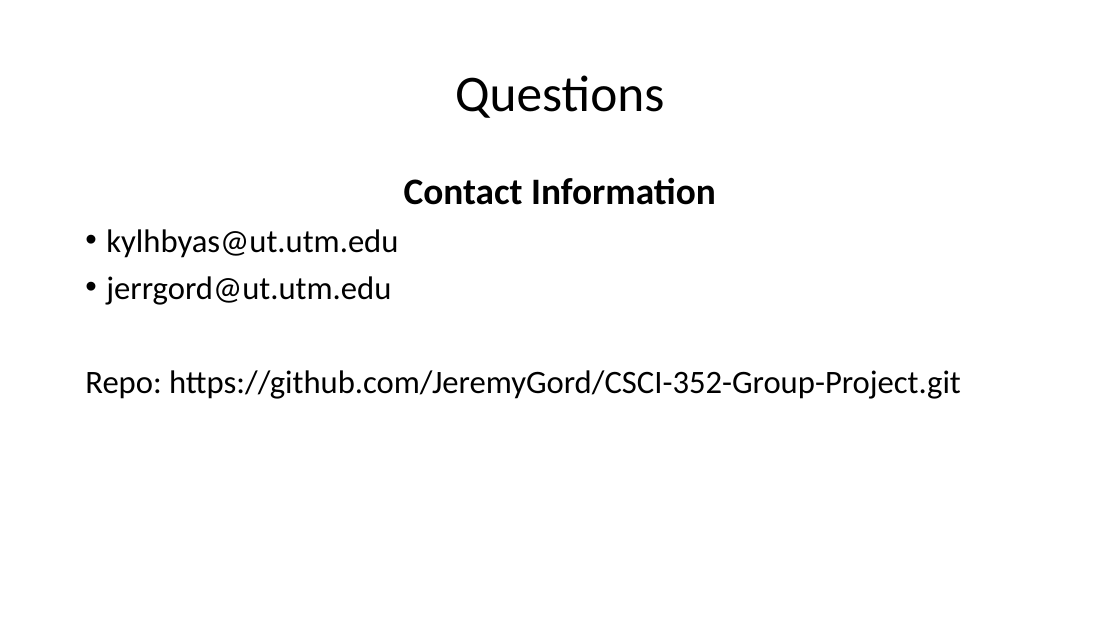
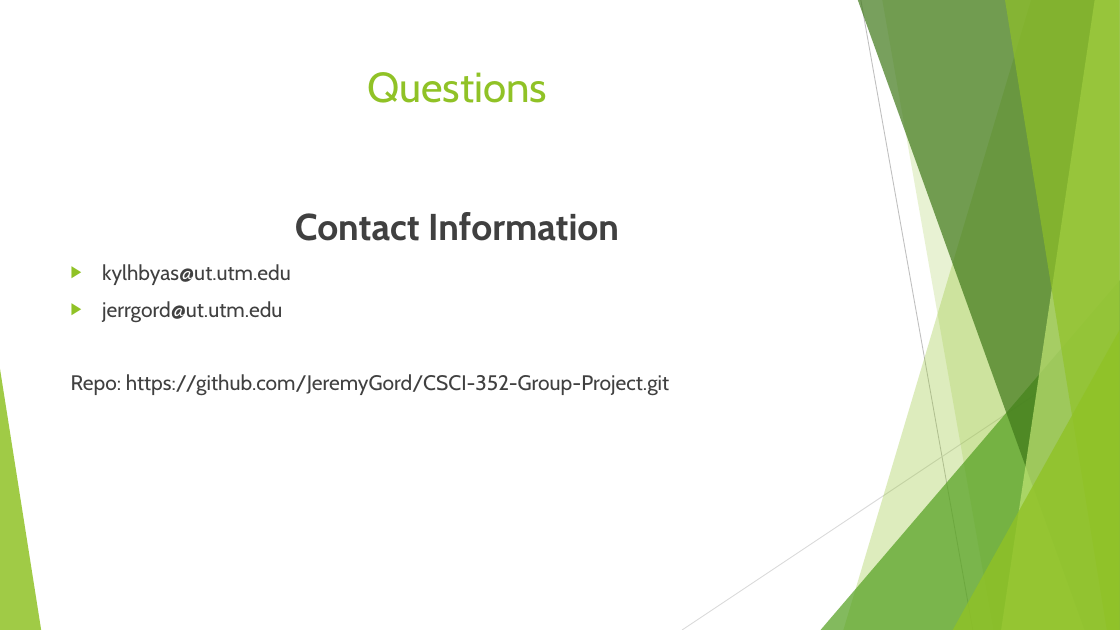
Before and after one commit to JeremyGord/CSCI-352-Group-Project, a slide deck: slide 5 of presentation 352.pptx. Drawn at 1120x630 pixels with LibreOffice and Linux fonts; fonts in the diff are those of the drawing. Boxes give left, top, right and bottom in pixels: in the first picture for what was removed or moved away, otherwise in the second. Text is boxed around its words. In the diff, an @@ line names an element or a change of style, - is before the commit and + after.

```diff
--- a/presentation 352.pptx
+++ b/presentation 352.pptx
@@ title "Questions": place and size @@
-title "Questions" at [455,75,664,118]
+title "Questions" at [367,72,547,103]
@@ title "Questions" at [367,72,547,103]: size 44 to 36 pt, font Calibri to Cabin, text colour #000000 to #90C226; line spacing 0.9 to 1; vertical alignment middle to top @@
@@ text "Contact Information": place and size @@
-text "Contact Information" at [85,177,961,399]
+text "Contact Information" at [71,212,669,396]
@@ text "Contact Information" at [71,212,669,396]: font Calibri to Cabin, text colour #000000 to #404040; size 28 to 18 pt in "kylhbyas@ut.utm.edu", "jerrgord@ut.utm.edu", "Repo: https://github.com/JeremyGord/CSCI-352-Group-Project.g ..."; line spacing 0.9 to 1; bullet • to ▶ @@
@@ group added at [0,0,1120,630]: 5 freeform shapes, 3 triangles, 2 lines @@
```
Also in this commit, not shown: 4 other slides changed.
